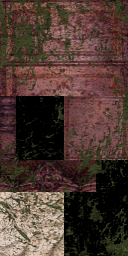
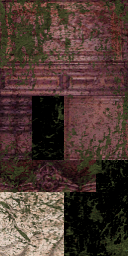
Comparing the layer stacks of the two (128, 256) images. Changes:
added group "y" with 1 layers above "x" over [0, 64, 128, 160]
moved "moss" into group "y" over [0, 64, 128, 160]
added layer "sec2" above "sec4 copy" over [0, 64, 128, 96]
added layer "sec4 copy" above "sec4" over [16, 96, 32, 160]
